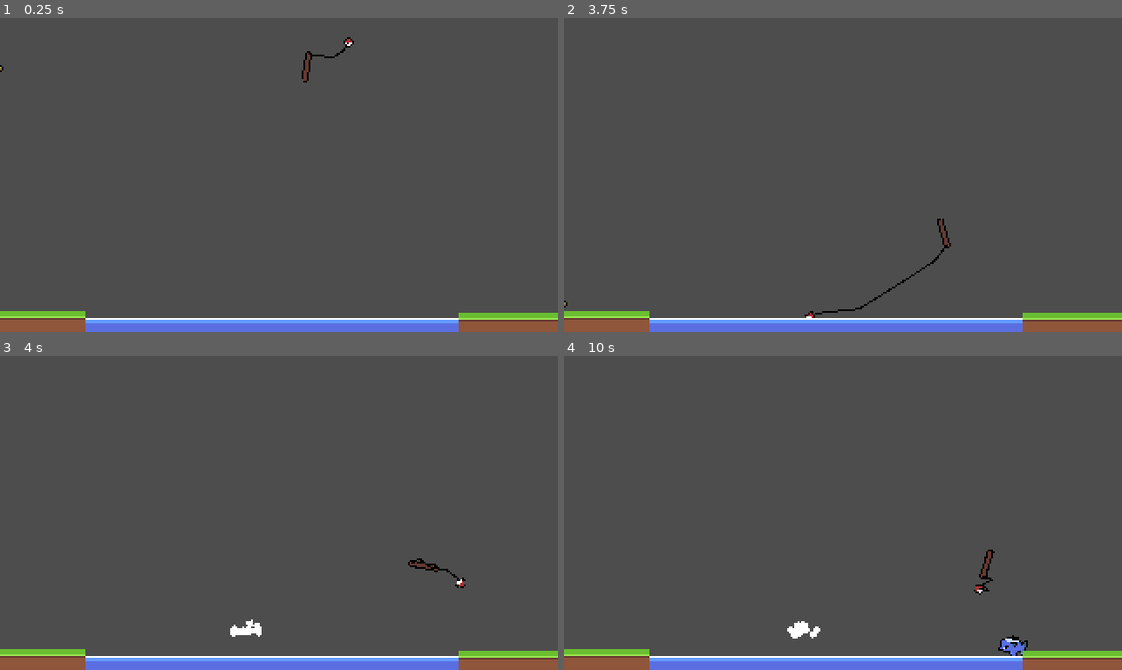
Above: before the commit, frames 1-4 (two rows, left to right).
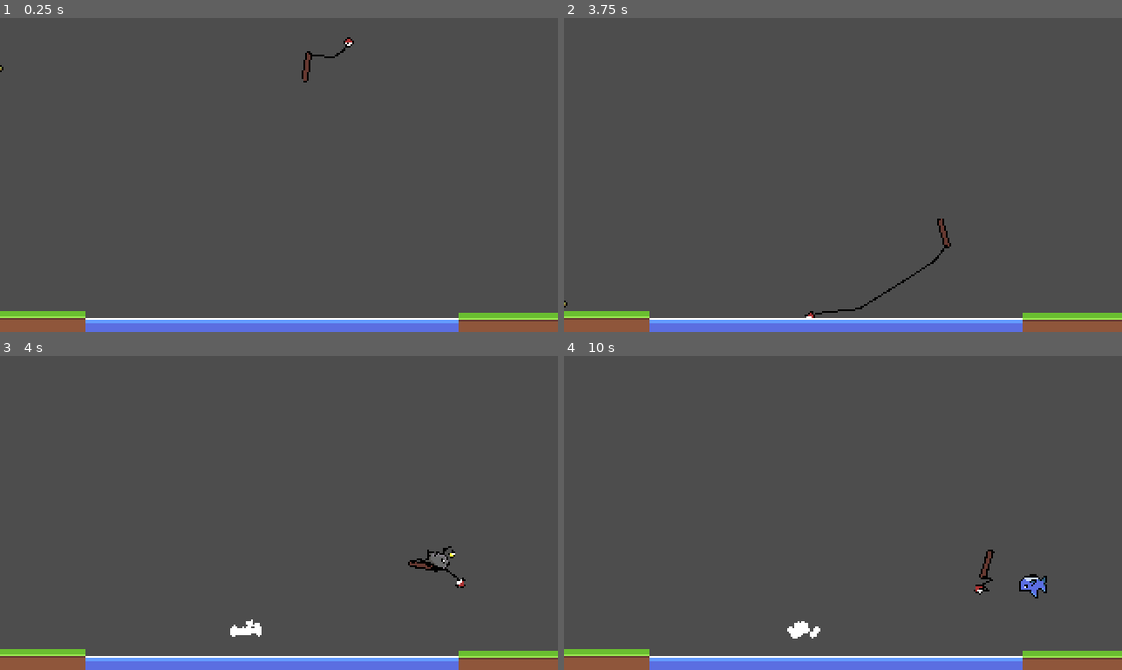
Above: after the commit, the same moments.

Repository: thomz12/LD58
Game: Godot game, scene res://scenes/main.tscn
Same seed, same stepped clock (60 frames per second), same inputs: the game is played once before the commit and once after it.
Inputs (mouse positions are in pixels of both pictures, inside the frame that each line leads up to):
- Up to frame 1 (0.25 s): no input
- Up to frame 2 (3.75 s): move the mouse to (965, 159) at 0.52 s; move the mouse to (731, 190) at 1.27 s; move the mouse to (898, 105) at 2.02 s; move the mouse to (815, 237) at 2.77 s; move the mouse to (1010, 222) at 3.52 s
- Up to frame 3 (4 s): no input
- Up to frame 4 (10 s): move the mouse to (675, 465) at 4.27 s; move the mouse to (870, 513) at 5.02 s; move the mouse to (759, 434) at 5.77 s; move the mouse to (965, 497) at 6.52 s; move the mouse to (731, 528) at 7.27 s; move the mouse to (898, 443) at 8.02 s; move the mouse to (815, 575) at 8.77 s; move the mouse to (1010, 560) at 9.52 s

Frames 1-2 are identical in both runs. In frame 3, 0.2% of the frame differs, in the area x 75-82%, y 60-69%; in frame 4, 0.5%, in the area x 77-87%, y 69-96%.

Commit message:
Small rod fix?

Diff:
--- a/ld-58/scripts/float.gd
+++ b/ld-58/scripts/float.gd
@@ -29,7 +29,8 @@
 			Events.float_return.emit()
 
 			var fish = Spawner.get_fish()
-			fish.launch_vector = rod.linear_velocity.normalized()
+			#fish.global_position.direction_to(rod)
+			fish.launch_vector = global_position.direction_to(rod.global_position)
 			add_child(fish)
 			Events.fish_caught.emit(fish.data)
 
